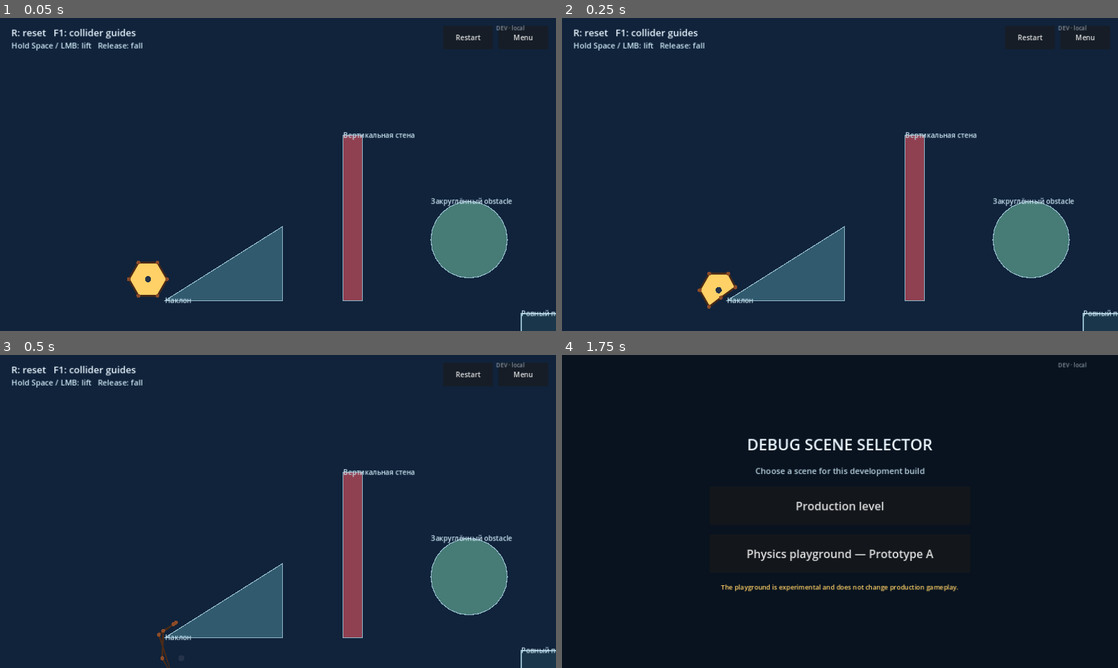
Above: before the commit, frames 1-4 (two rows, left to right).
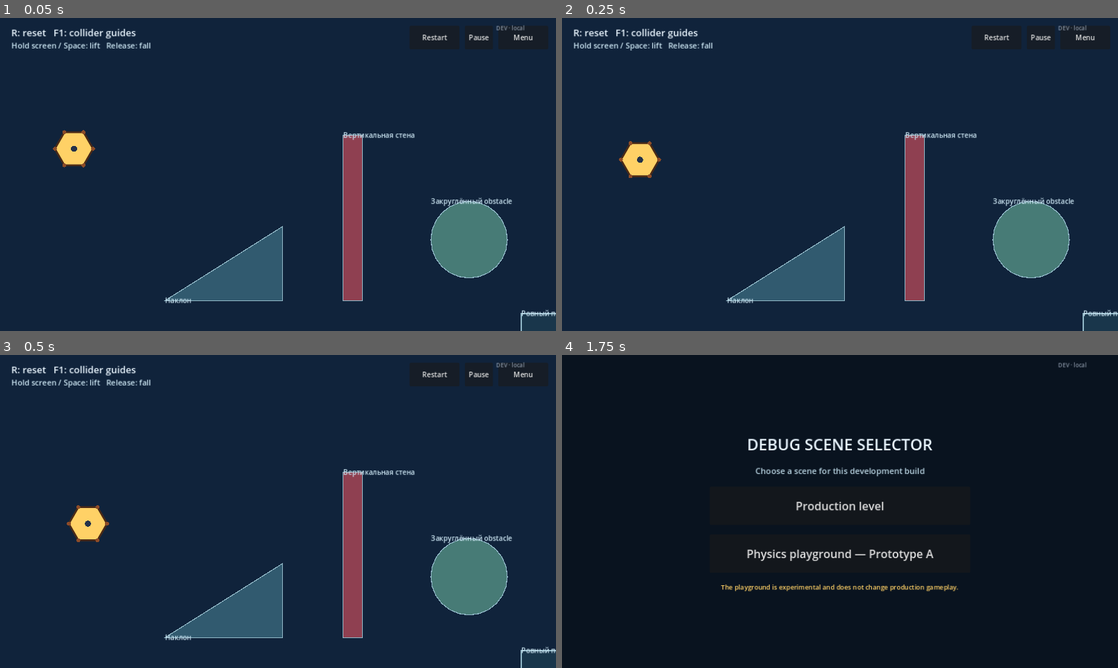
Above: after the commit, the same moments.

Repository: ted7007/test-ai-game
Game: Godot game, scene res://experiments/physics_playground/physics_playground.tscn
Same seed, same stepped clock (60 frames per second), same inputs: the game is played once before the commit and once after it. This scene is started directly instead of the project's main scene.
Inputs:
- Up to frame 1 (0.05 s): no input
- Up to frame 2 (0.25 s): no input
- Up to frame 3 (0.5 s): no input
- Up to frame 4 (1.75 s): click "Restart" at 0.5 s; click "Menu" at 1.25 s

The runs differ from the first frame. In frame 1, 1.6% of the frame differs, in the area x 5-88%, y 5-90%; in frame 2, 1.5%; in frame 3, 1.1%; in frame 4, nothing differs.
Error in both runs: Invalid assignment of property or key 'max_length' with value of type 'float' on a base object of type 'DampedSpringJoint2D'. (res://experiments/physics_playgr…

Commit message:
Stabilize spring blob playground

Diff:
--- a/experiments/physics_playground/physics_playground.gd
+++ b/experiments/physics_playground/physics_playground.gd
@@ -9,6 +9,7 @@
 
 var _terrain_guides: Array[PackedVector2Array] = []
 var _terrain_colors: Array[Color] = []
+var _pause_button: Button
 
 func _ready() -> void:
 	_build_course()
@@ -16,12 +17,12 @@
 	queue_redraw()
 
 func _physics_process(_delta: float) -> void:
-	if blob.get_center_position().y > 820.0:
+	if blob.get_center_position().y > 820.0 or blob.needs_safety_reset():
 		blob.reset_to_start()
 	camera.global_position = Vector2(clampf(blob.get_center_position().x, 640.0, WORLD_WIDTH - 640.0), 360.0)
 	queue_redraw()
 
-func _unhandled_input(event: InputEvent) -> void:
+func _input(event: InputEvent) -> void:
 	if event is InputEventScreenTouch:
 		blob.set_touch_lift(event.pressed)
 	if event is InputEventKey and event.pressed and not event.echo:
@@ -35,25 +36,46 @@
 
 func _build_mobile_controls() -> void:
 	var layer := CanvasLayer.new()
+	layer.process_mode = Node.PROCESS_MODE_ALWAYS
 	add_child(layer)
 	var controls := HBoxContainer.new()
+	controls.process_mode = Node.PROCESS_MODE_ALWAYS
 	controls.set_anchors_preset(Control.PRESET_TOP_RIGHT)
-	controls.position = Vector2(-260, 18)
-	controls.size = Vector2(242, 54)
+	controls.position = Vector2(-337, 18)
+	controls.size = Vector2(319, 54)
 	controls.add_theme_constant_override("separation", 12)
 	layer.add_child(controls)
 	var restart := Button.new()
 	restart.text = "Restart"
 	restart.custom_minimum_size = Vector2(115, 54)
-	restart.pressed.connect(blob.reset_to_start)
+	restart.pressed.connect(_restart)
 	controls.add_child(restart)
+	_pause_button = Button.new()
+	_pause_button.text = "Pause"
+	_pause_button.custom_minimum_size = Vector2(65, 54)
+	_pause_button.process_mode = Node.PROCESS_MODE_ALWAYS
+	_pause_button.pressed.connect(_toggle_pause)
+	controls.add_child(_pause_button)
 	var menu := Button.new()
 	menu.text = "Menu"
 	menu.custom_minimum_size = Vector2(115, 54)
 	menu.pressed.connect(_return_to_menu)
 	controls.add_child(menu)
 
+func _restart() -> void:
+	_set_paused(false)
+	blob.reset_to_start()
+
+func _toggle_pause() -> void:
+	_set_paused(not get_tree().paused)
+
+func _set_paused(paused: bool) -> void:
+	blob.set_touch_lift(false)
+	get_tree().paused = paused
+	_pause_button.text = "Play" if paused else "Pause"
+
 func _return_to_menu() -> void:
+	_set_paused(false)
 	get_tree().change_scene_to_file("res://debug_launcher.tscn")
 
 func _build_course() -> void:
@@ -131,4 +153,4 @@
 		draw_string(ThemeDB.fallback_font, Vector2(26, 42), "F1: collider guides ON", HORIZONTAL_ALIGNMENT_LEFT, -1, 22, Color("ffe29a"))
 	else:
 		draw_string(ThemeDB.fallback_font, Vector2(26, 42), "R: reset   F1: collider guides", HORIZONTAL_ALIGNMENT_LEFT, -1, 22, Color("eaf6ff"))
-	draw_string(ThemeDB.fallback_font, Vector2(26, 70), "Hold Space / LMB: lift   Release: fall", HORIZONTAL_ALIGNMENT_LEFT, -1, 18, Color("cce6f3"))
+	draw_string(ThemeDB.fallback_font, Vector2(26, 70), "Hold screen / Space: lift   Release: fall", HORIZONTAL_ALIGNMENT_LEFT, -1, 18, Color("cce6f3"))
--- a/experiments/physics_playground/prototype_a_blob.gd
+++ b/experiments/physics_playground/prototype_a_blob.gd
@@ -14,12 +14,13 @@
 @export_range(5.0, 2000.0, 5.0) var ring_stiffness := 210.0
 @export_range(0.0, 100.0, 0.5) var spring_damping := 14.0
 @export_range(1.0, 300.0, 1.0, "suffix:px") var spring_max_length := 110.0
+@export_range(50.0, 400.0, 5.0, "suffix:px") var safety_reset_radius := 150.0
 
 @export_category("Movement")
-@export_range(0.0, 4000.0, 10.0) var forward_force := 780.0
+@export_range(0.0, 4000.0, 10.0) var forward_force := 360.0
 @export_range(0.0, 5000.0, 10.0) var lift_force := 1750.0
 @export_range(0.0, 3000.0, 10.0) var gravity := 980.0
-@export_range(20.0, 1200.0, 10.0, "suffix:px/s") var max_speed := 430.0
+@export_range(20.0, 1200.0, 10.0, "suffix:px/s") var max_speed := 260.0
 @export_range(0.0, 20.0, 0.1) var linear_damping := 1.2
 @export_range(0.0, 20.0, 0.1) var angular_damping := 4.0
 
@@ -29,12 +30,10 @@
 
 var center_body: RigidBody2D
 var outer_bodies: Array[RigidBody2D] = []
-var start_position := Vector2.ZERO
 var _outline := PackedVector2Array()
 var _touch_lift := false
 
 func _ready() -> void:
-	start_position = global_position
 	_build_bodies()
 	queue_redraw()
 
@@ -49,21 +48,21 @@
 	_touch_lift = pressed
 
 func reset_to_start() -> void:
-	global_position = start_position
-	center_body.global_position = start_position
-	center_body.linear_velocity = Vector2.ZERO
-	center_body.angular_velocity = 0.0
 	_touch_lift = false
+	_reset_body(center_body, Vector2.ZERO)
 	for i in outer_bodies.size():
 		var angle := TAU * float(i) / float(outer_bodies.size())
-		var body := outer_bodies[i]
-		body.global_position = start_position + Vector2.RIGHT.rotated(angle) * rest_radius
-		body.linear_velocity = Vector2.ZERO
-		body.angular_velocity = 0.0
+		_reset_body(outer_bodies[i], Vector2.RIGHT.rotated(angle) * rest_radius)
 	queue_redraw()
 
 func get_center_position() -> Vector2:
 	return center_body.global_position
+
+func needs_safety_reset() -> bool:
+	for body in outer_bodies:
+		if body.global_position.distance_to(center_body.global_position) > safety_reset_radius:
+			return true
+	return false
 
 func _apply_control(body: RigidBody2D, lift: bool) -> void:
 	body.apply_central_force(Vector2.RIGHT * forward_force)
@@ -73,11 +72,11 @@
 		body.linear_velocity = body.linear_velocity.limit_length(max_speed)
 
 func _build_bodies() -> void:
-	center_body = _make_body("Center", start_position, false)
+	center_body = _make_body("Center", Vector2.ZERO, false)
 	add_child(center_body)
 	for i in outer_body_count:
 		var angle := TAU * float(i) / float(outer_body_count)
-		var body := _make_body("Outer%d" % i, start_position + Vector2.RIGHT.rotated(angle) * rest_radius, true)
+		var body := _make_body("Outer%d" % i, Vector2.RIGHT.rotated(angle) * rest_radius, true)
 		add_child(body)
 		outer_bodies.append(body)
 		_make_spring(center_body, body, radial_stiffness, rest_radius)
@@ -89,7 +88,7 @@
 func _make_body(body_name: String, body_position: Vector2, collides_with_world: bool) -> RigidBody2D:
 	var body := RigidBody2D.new()
 	body.name = body_name
-	body.global_position = body_position
+	body.position = body_position
 	body.mass = body_mass
 	body.gravity_scale = gravity / 980.0
 	body.linear_damp = linear_damping
@@ -112,6 +111,8 @@
 
 func _make_spring(body_a: RigidBody2D, body_b: RigidBody2D, stiffness: float, rest_length: float) -> void:
 	var spring := DampedSpringJoint2D.new()
+	spring.position = body_a.position
+	spring.rotation = body_a.position.direction_to(body_b.position).angle()
 	spring.node_a = NodePath("../" + body_a.name)
 	spring.node_b = NodePath("../" + body_b.name)
 	spring.length = rest_length
@@ -121,6 +122,15 @@
 	spring.damping = spring_damping
 	spring.exclude_nodes_from_collision = true
 	add_child(spring)
+
+func _reset_body(body: RigidBody2D, local_position: Vector2) -> void:
+	body.freeze = true
+	body.position = local_position
+	body.rotation = 0.0
+	body.linear_velocity = Vector2.ZERO
+	body.angular_velocity = 0.0
+	body.sleeping = false
+	body.set_deferred("freeze", false)
 
 func _draw() -> void:
 	if outer_bodies.is_empty():
